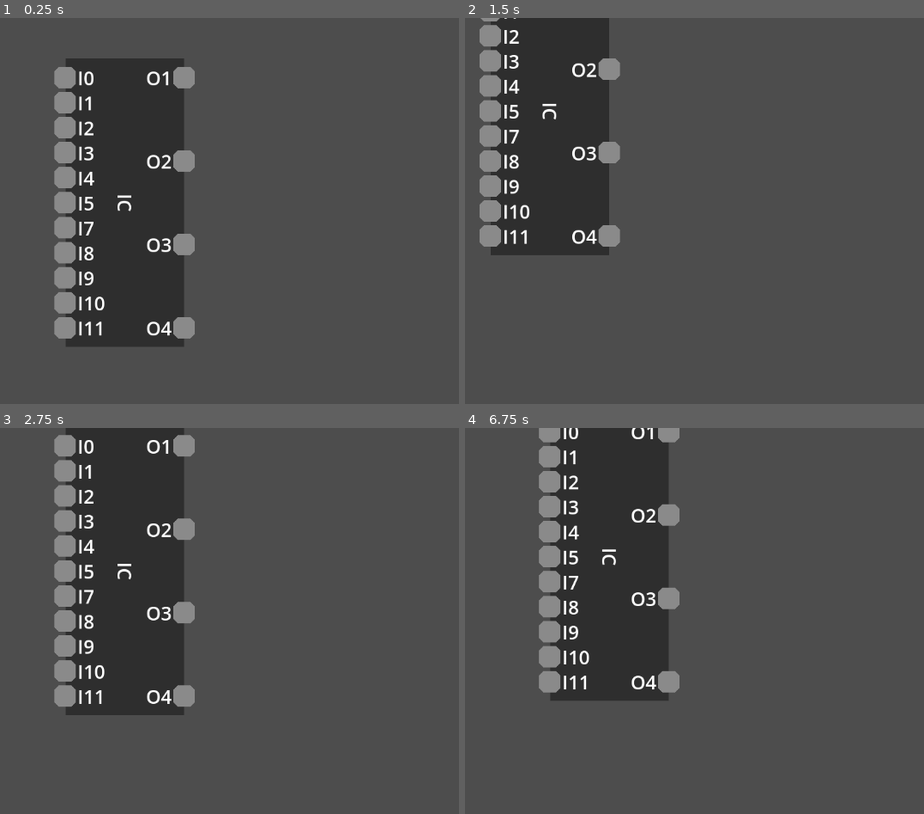
Above: before the commit, frames 1-4 (two rows, left to right).
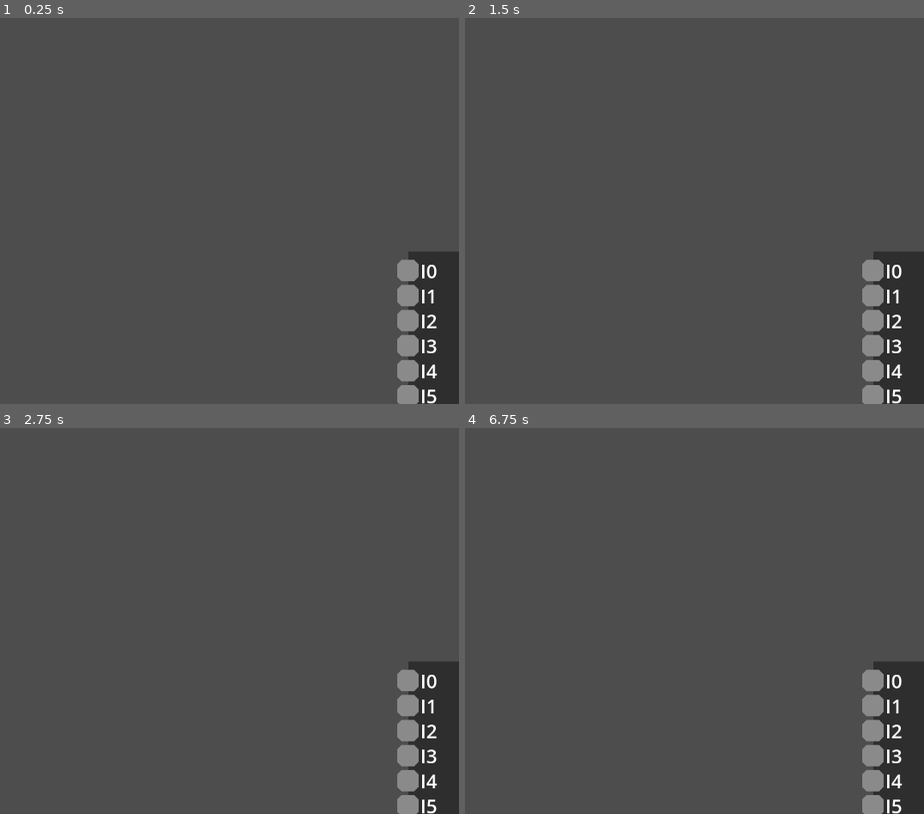
Above: after the commit, the same moments.

Repository: mncc8337/yals
Game: Godot game, scene res://main.tscn
Same seed, same stepped clock (60 frames per second), same inputs: the game is played once before the commit and once after it.
Inputs (mouse positions are in pixels of both pictures, inside the frame that each line leads up to):
- Up to frame 1 (0.25 s): no input
- Up to frame 2 (1.5 s): tap Enter at 0.5 s; drag from (588, 203) to (529, 75) at 0.52 s; tap Space at 1.25 s; drag from (478, 21) to (538, 99) at 1.27 s
- Up to frame 3 (2.75 s): tap Enter at 2 s; move the mouse to (64, 447) at 2.02 s; click (64, 447) at 2.17 s
- Up to frame 4 (6.75 s): tap Space at 2.75, 4.25 s; drag from (529, 470) to (529, 570) at 2.77 s; tap Enter at 3.5 s; drag from (529, 520) to (529, 671) at 3.52 s; drag from (529, 547) to (529, 671) at 4.27 s; move the mouse to (529, 570) at 5.02 s; click (529, 570) at 5.17 s; drag from (529, 597) to (529, 694) at 5.77 s; drag from (529, 621) to (648, 536) at 6.52 s

The runs differ from the first frame. In frame 1, 26% of the frame differs, in the area x 11-100%, y 10-100%; in frame 2, 22%; in frame 3, 26%; in frame 4, 25%.

Commit message:
panning and zooming

Diff:
--- a/main.tscn
+++ b/main.tscn
@@ -7,8 +7,12 @@
 [node name="Main" type="Node"]
 script = ExtResource("1_ig7tw")
 
-[node name="Controller" type="Node" parent="."]
+[node name="Camera" type="Camera2D" parent="."]
+
+[node name="Controller" type="Node" parent="." node_paths=PackedStringArray("camera", "elements")]
 script = ExtResource("2_h2yge")
+camera = NodePath("../Camera")
+elements = NodePath("../Elements")
 
 [node name="Elements" type="Node" parent="."]
 
--- a/scene/element.gd
+++ b/scene/element.gd
@@ -25,8 +25,8 @@
 				else:
 					is_dragging = false
 	elif event is InputEventMouseMotion:
-		if event.button_mask & MOUSE_BUTTON_LEFT:
+		if event.button_mask & MOUSE_BUTTON_MASK_LEFT:
 			if not is_dragging:
 				is_dragging = true
-				mouse_relative_distance = self.global_position - event.position
+				mouse_relative_distance = self.global_position - event.global_position
 				print("dragging ", self)
--- a/script/controller.gd
+++ b/script/controller.gd
@@ -1,6 +1,49 @@
 extends Node
 
+
+@export var camera: Camera2D
 @export var elements: Node
+
+var is_dragging: bool = false
+var last_mouse_position: Vector2
+
+var zoom_speed: float = 1.1
+var zoom: float = 1.0
+
+func _zoom_to_mouse(direction: int):
+	var old_zoom = zoom
+
+	if direction < 0:
+		camera.zoom /= zoom_speed
+		zoom /= 1.1
+	else:
+		camera.zoom *= zoom_speed
+		zoom *= 1.1
+
+	var old_offset: Vector2 = camera.get_global_mouse_position() - camera.global_position
+	var new_offset: Vector2 = old_offset * old_zoom / zoom
+	camera.global_position += old_offset - new_offset
+
+func _unhandled_input(event: InputEvent) -> void:
+	# camera drag
+	if event is InputEventMouseButton:
+		if event.button_index == MOUSE_BUTTON_MIDDLE:
+			if not event.pressed:
+				is_dragging = false
+		elif event.button_index == MOUSE_BUTTON_WHEEL_UP:
+			_zoom_to_mouse(1)
+		elif event.button_index == MOUSE_BUTTON_WHEEL_DOWN:
+			_zoom_to_mouse(-1)
+	elif event is InputEventMouseMotion:
+		if event.button_mask & MOUSE_BUTTON_MASK_MIDDLE:
+			if not is_dragging:
+				is_dragging = true
+				last_mouse_position = event.global_position
+				print("dragging camera")
+			else:
+				camera.global_position -= (event.global_position - last_mouse_position) / zoom
+				last_mouse_position = event.global_position
+
 
 func _ready() -> void:
 	pass
